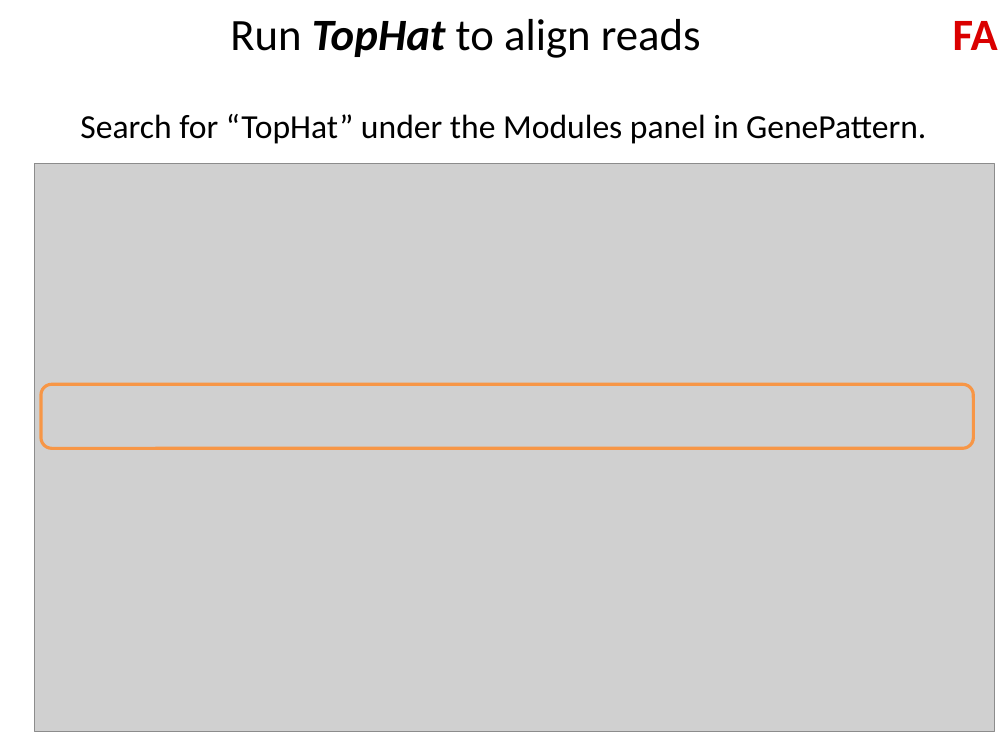
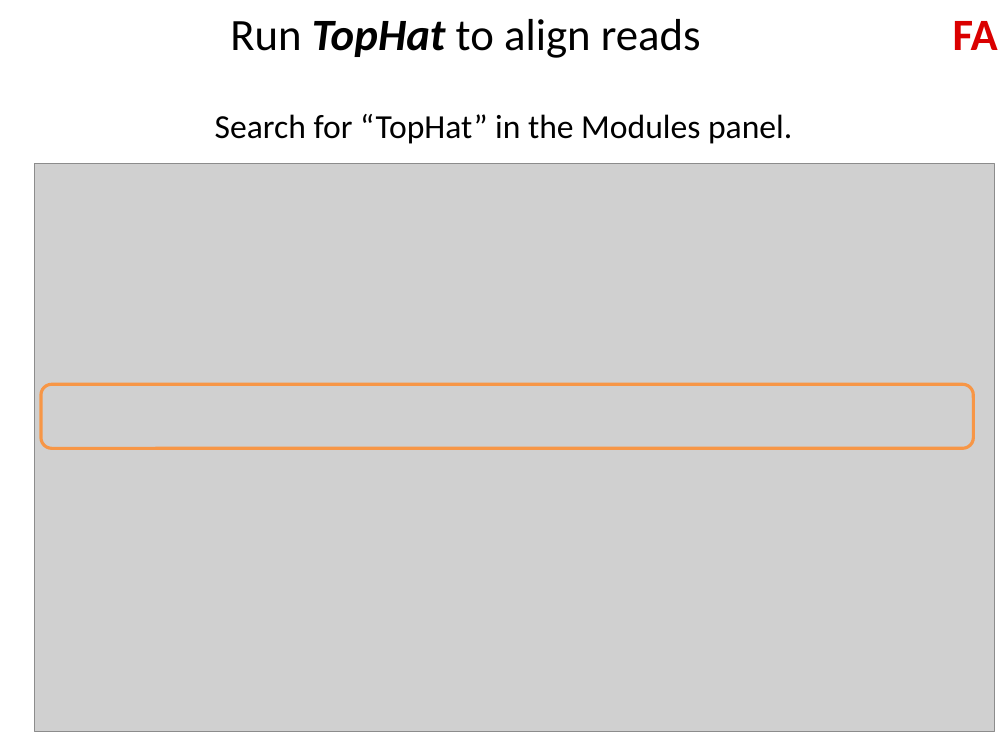
Before and after one commit to genepattern/tutorial-materials, a slide deck: slide 16 of BU_MolBio_RNAseq_in_GP_workshop/slides/2019-04-04_04_GPWorkshop_RNA-Seq in GenePattern.pptx. Drawn at 1008x756 pixels with LibreOffice and Linux fonts; fonts in the diff are those of the drawing; grey boxes stand for pictures. Boxes give left, top, right and bottom in pixels: in the first picture for what was removed or moved away, otherwise in the second. Text is boxed around its words. In the diff, an @@ line names an element or a change of style, - is before the commit and + after.

```diff
--- a/BU_MolBio_RNAseq_in_GP_workshop/slides/2019-04-04_04_GPWorkshop_RNA-Seq in GenePattern.pptx
+++ b/BU_MolBio_RNAseq_in_GP_workshop/slides/2019-04-04_04_GPWorkshop_RNA-Seq in GenePattern.pptx
@@ text at box(215, 114, 792, 144): text changed @@
-Search for “TopHat” under the Modules panel in GenePattern.
+Search for “TopHat” in the Modules panel.
```
Also in this commit, not shown: 4 other slides changed.
